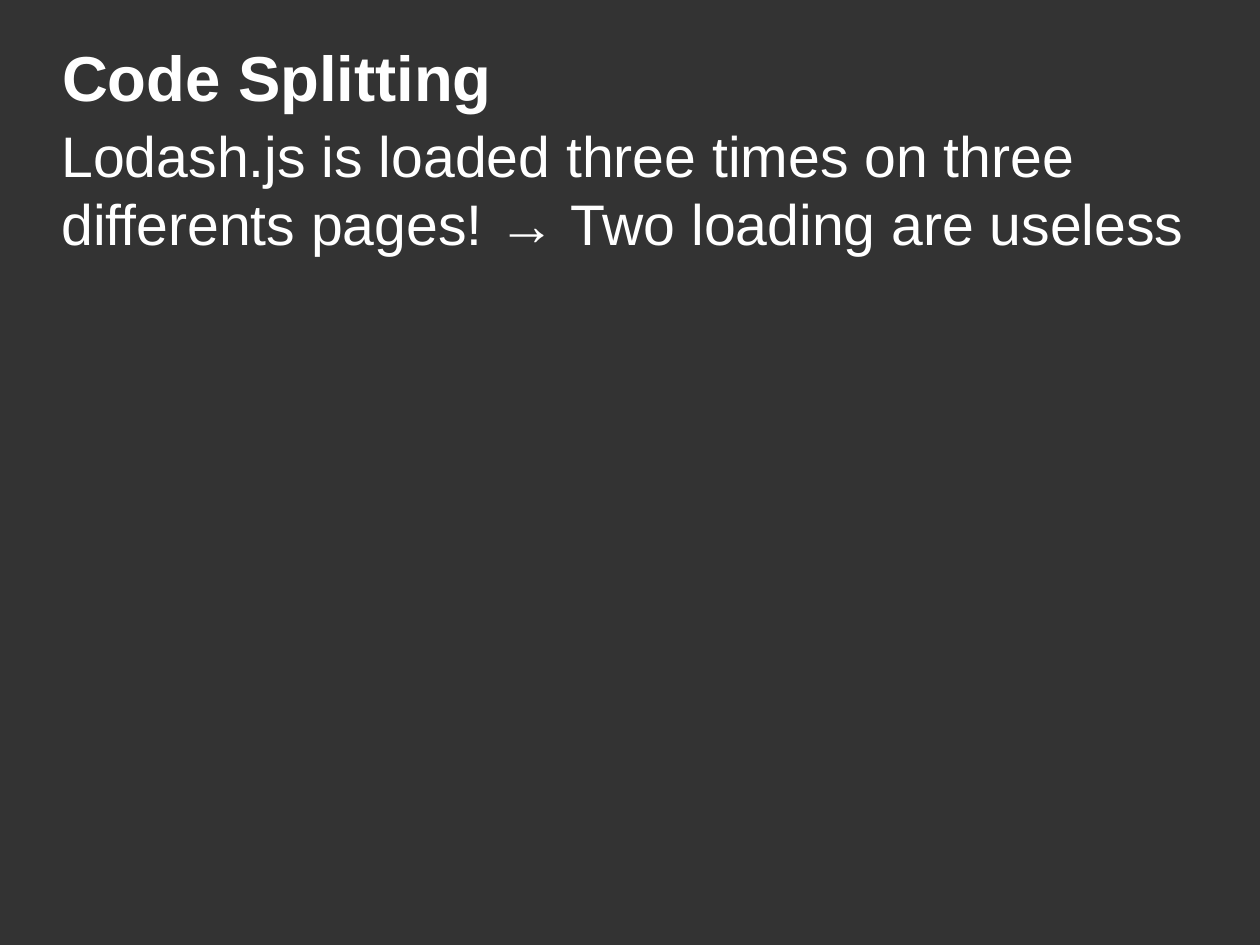
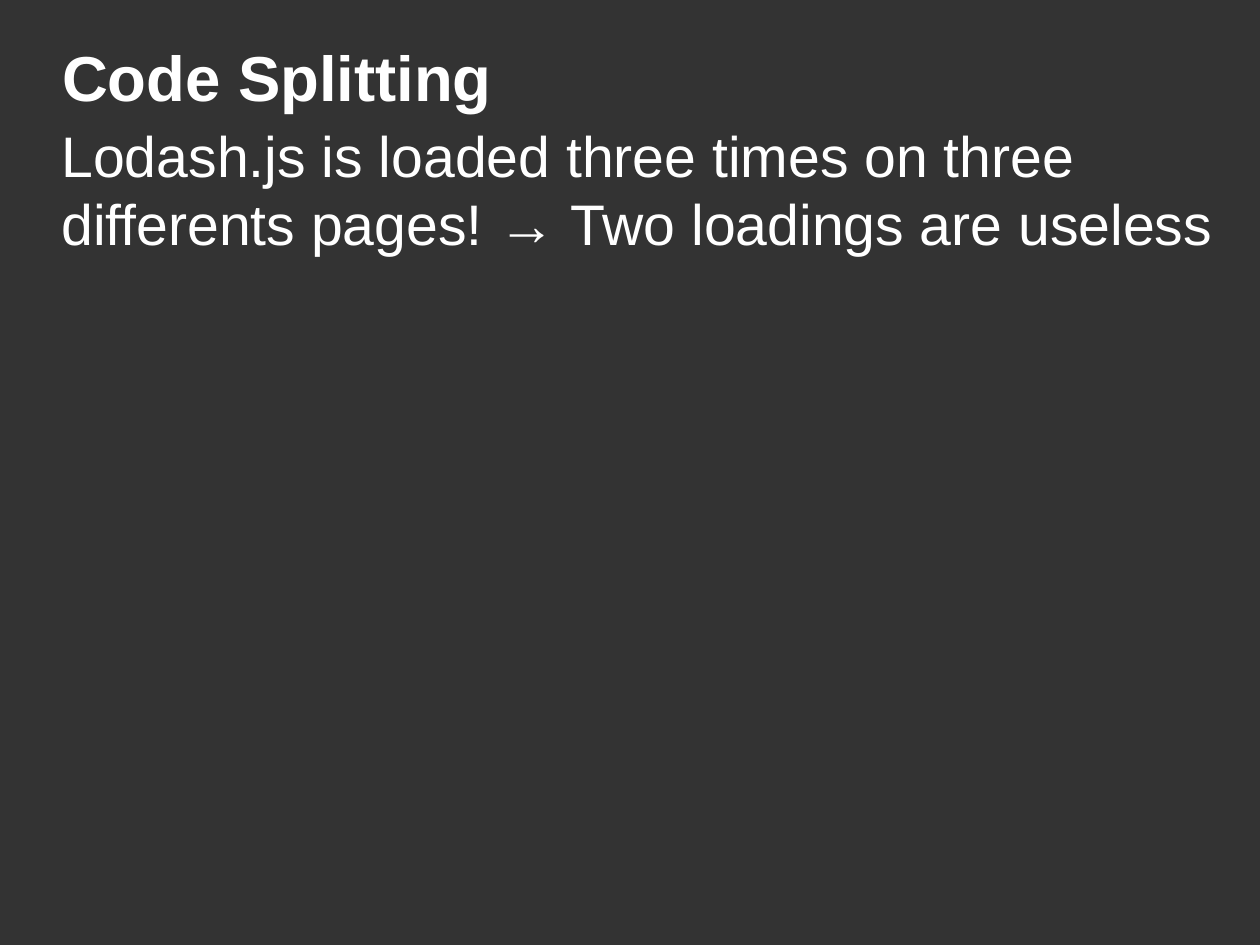
Before and after one commit to DanYellow/misc-tests, a slide deck: slide 49 of webpack-presentation-examples/webpack-presentation.odp. Drawn at 1260x945 pixels with LibreOffice and Linux fonts; fonts in the diff are those of the drawing. Boxes give left, top, right and bottom in pixels: in the first picture for what was removed or moved away, otherwise in the second. Text is boxed around its words. In the diff, an @@ line names an element or a change of style, - is before the commit and + after.

```diff
--- a/webpack-presentation-examples/webpack-presentation.odp
+++ b/webpack-presentation-examples/webpack-presentation.odp
@@ title at (61, 135, 1212, 256): text changed @@
-Lodash.js is loaded three times on three differents pages! → Two loading are useless
+Lodash.js is loaded three times on three differents pages! → Two loadings are useless
```
Also in this commit, not shown: 10 other files.
